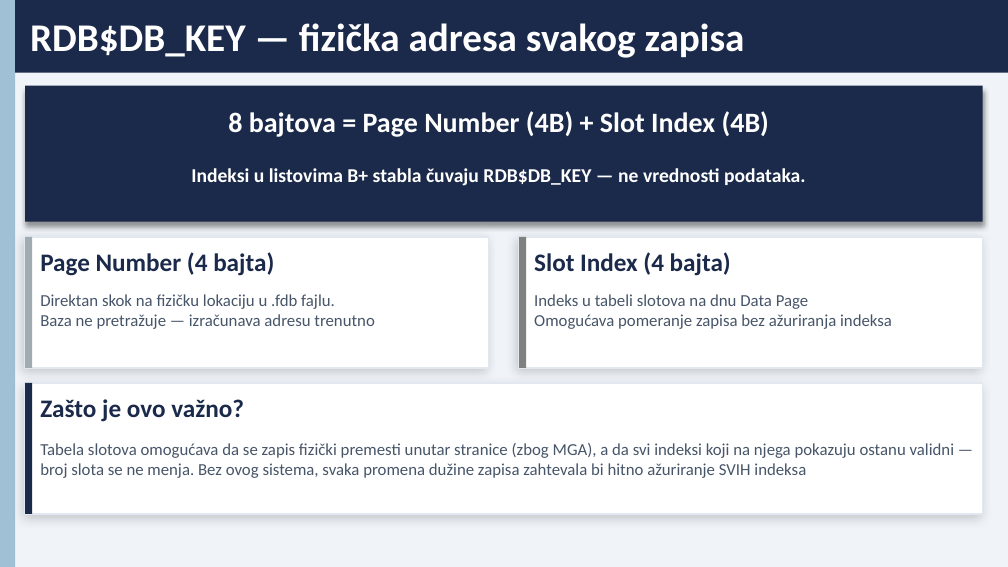
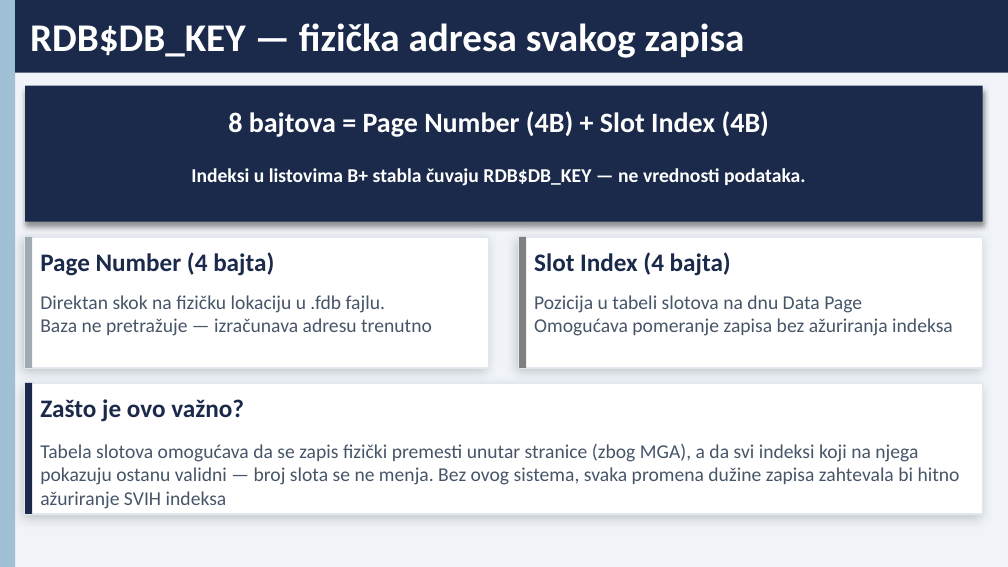
Before and after one commit to jefimija-stamenovic/subp, a slide deck: slide 5 of seminarski-1/Interna struktura i organizacija indeksa u Firebird bazi podataka.pptx. Drawn at 1008x567 pixels with LibreOffice and Linux fonts; fonts in the diff are those of the drawing. Boxes give left, top, right and bottom in pixels: in the first picture for what was removed or moved away, otherwise in the second. Text is boxed around its words. In the diff, an @@ line names an element or a change of style, - is before the commit and + after.

```diff
--- a/seminarski-1/Interna struktura i organizacija indeksa u Firebird bazi podataka.pptx
+++ b/seminarski-1/Interna struktura i organizacija indeksa u Firebird bazi podataka.pptx
@@ text "Direktan skok na fizičku lokaciju ..." at box(40, 295, 432, 336): size 12 to 14 pt @@
@@ text at box(534, 295, 862, 313): text changed; size 12 to 14 pt @@
-Indeks u tabeli slotova na dnu Data Page
+Pozicija u tabeli slotova na dnu Data Page
@@ text at box(534, 318, 953, 336): size 12 to 14 pt in "Omogućava pomeranje zapisa bez ažuriranja indeksa" @@
@@ text "Tabela slotova omogućava da se ..." at box(40, 444, 960, 509): size 12 to 14 pt @@
```
Also in this commit, not shown: 6 other slides changed, 5 other files.
